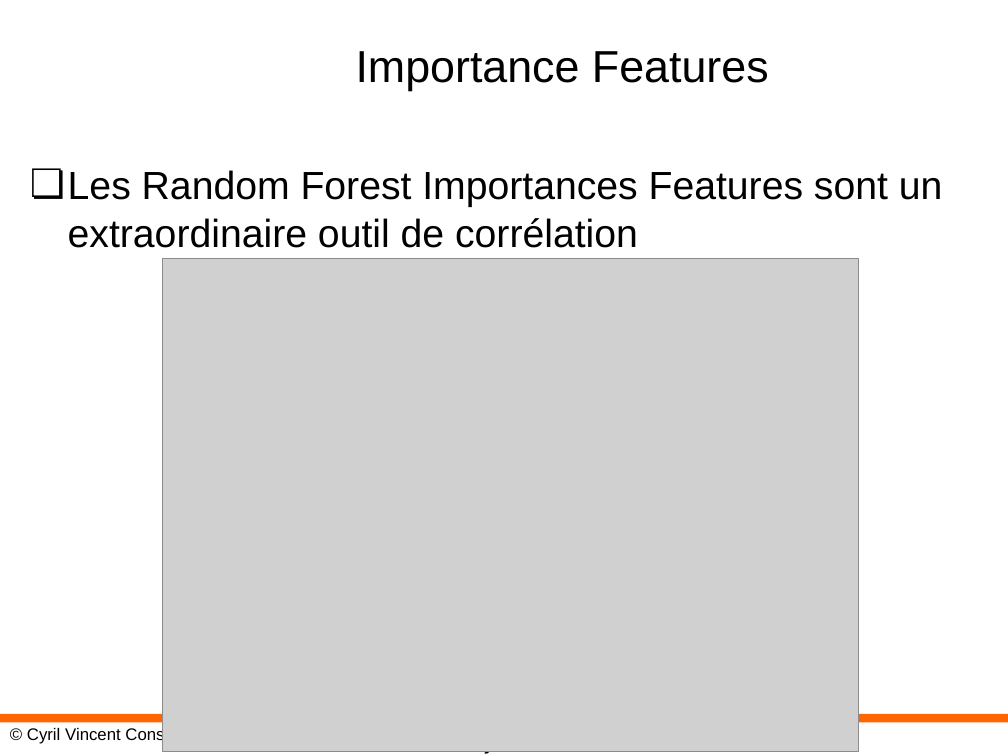
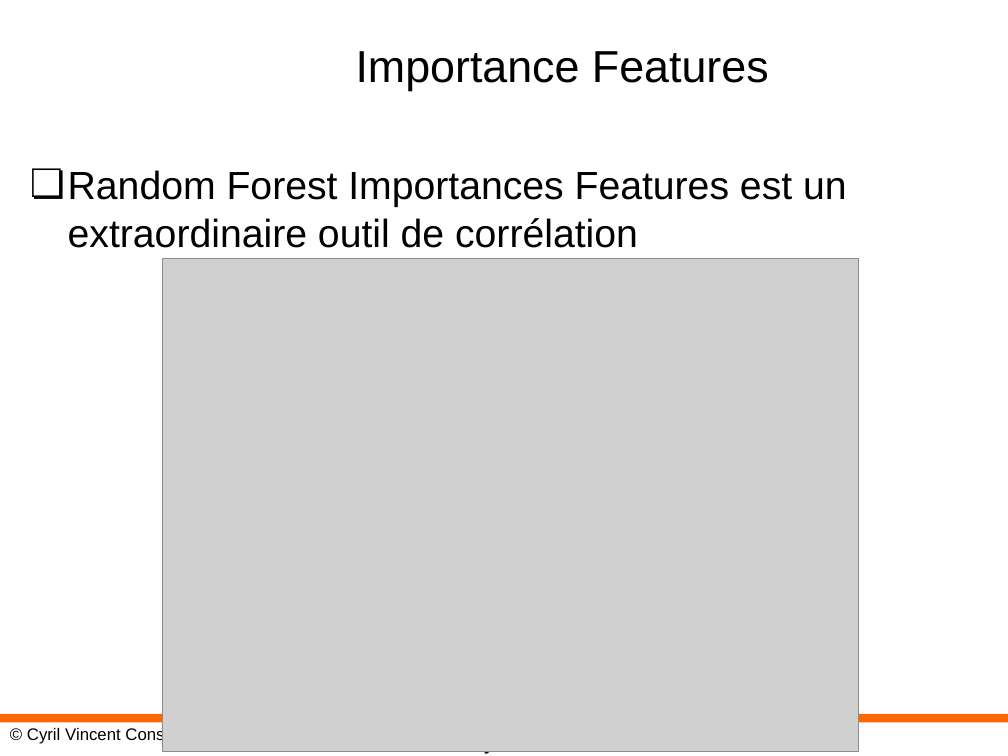
Before and after one commit to cyrilvincent/iot-ai, a slide deck: slide 6 of ppt/IoTAI09-PCA.pptx. Drawn at 1008x756 pixels with LibreOffice and Linux fonts; fonts in the diff are those of the drawing; grey boxes stand for pictures; background and template pictures are left out. Boxes give left, top, right and bottom in pixels: in the first picture for what was removed or moved away, otherwise in the second. Text is boxed around its words. In the diff, an @@ line names an element or a change of style, - is before the commit and + after.

```diff
--- a/ppt/IoTAI09-PCA.pptx
+++ b/ppt/IoTAI09-PCA.pptx
@@ text at [68,170,847,248]: text changed @@
-❏ Les Random Forest Importances Features sont un extraordinaire outil de corrélation
+❏ Random Forest Importances Features est un extraordinaire outil de corrélation
```
Also in this commit, not shown: 3 other slides changed, 23 other files.
